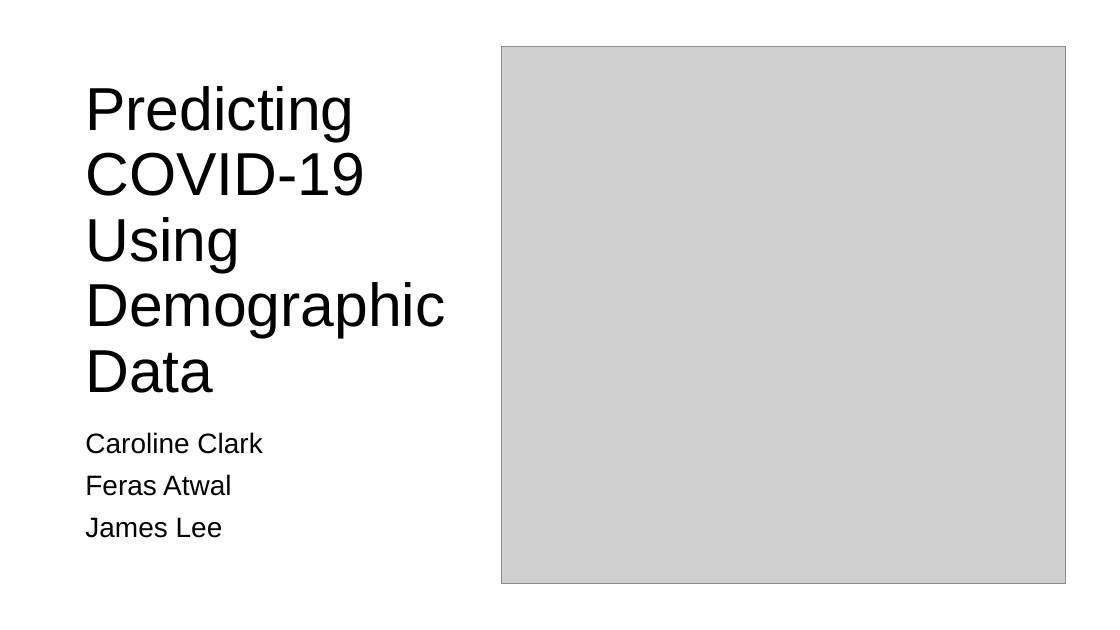
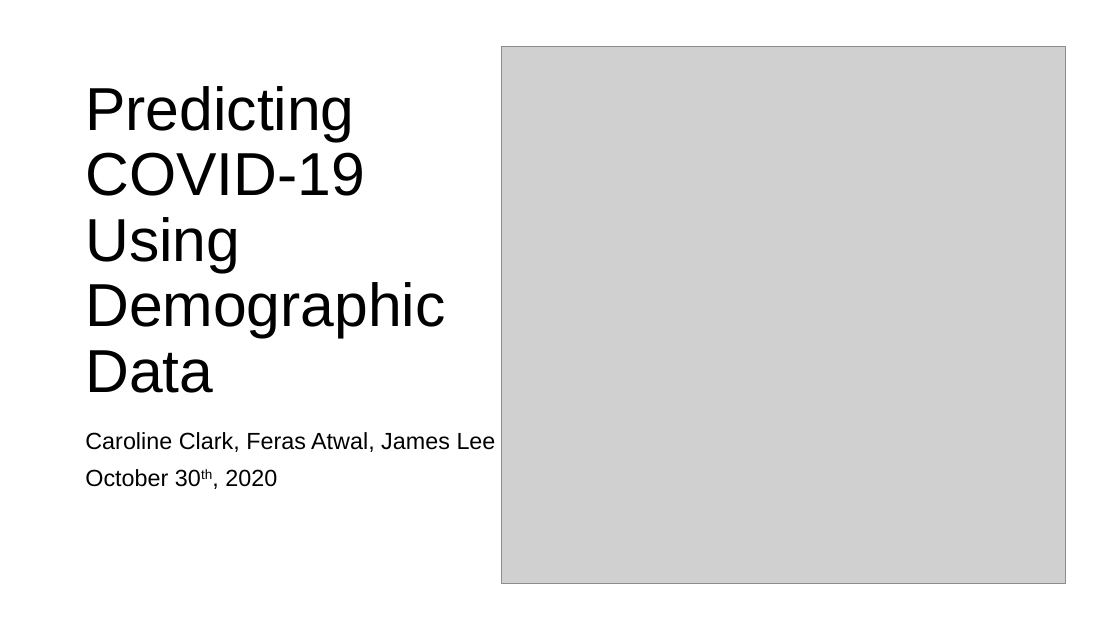
Before and after one commit to cxclark/covid19-analysis, a slide deck: slide 1 of 2020_10_30_covid_usa_analysis.pptx. Drawn at 1120x630 pixels with LibreOffice and Linux fonts; fonts in the diff are those of the drawing; grey boxes stand for pictures. Boxes give left, top, right and bottom in pixels: in the first picture for what was removed or moved away, otherwise in the second. Text is boxed around its words. In the diff, an @@ line names an element or a change of style, - is before the commit and + after.

```diff
--- a/2020_10_30_covid_usa_analysis.pptx
+++ b/2020_10_30_covid_usa_analysis.pptx
@@ subtitle at [85, 432, 496, 487]: text changed; size 24 to 20 pt @@
-Caroline Clark
-Feras Atwal
-James Lee
+Caroline Clark, Feras Atwal, James Lee
+October 30th, 2020
```
Also in this commit, not shown: 6 other slides changed, 4 slides added, 1 slide removed, 2 other files.
